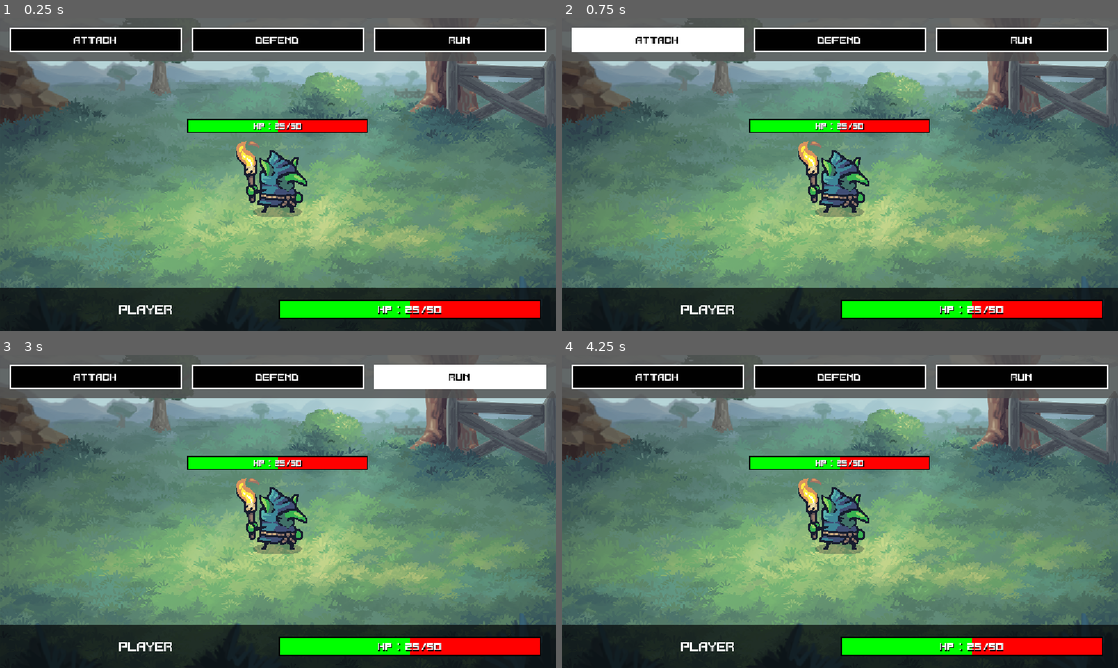
Above: before the commit, frames 1-4 (two rows, left to right).
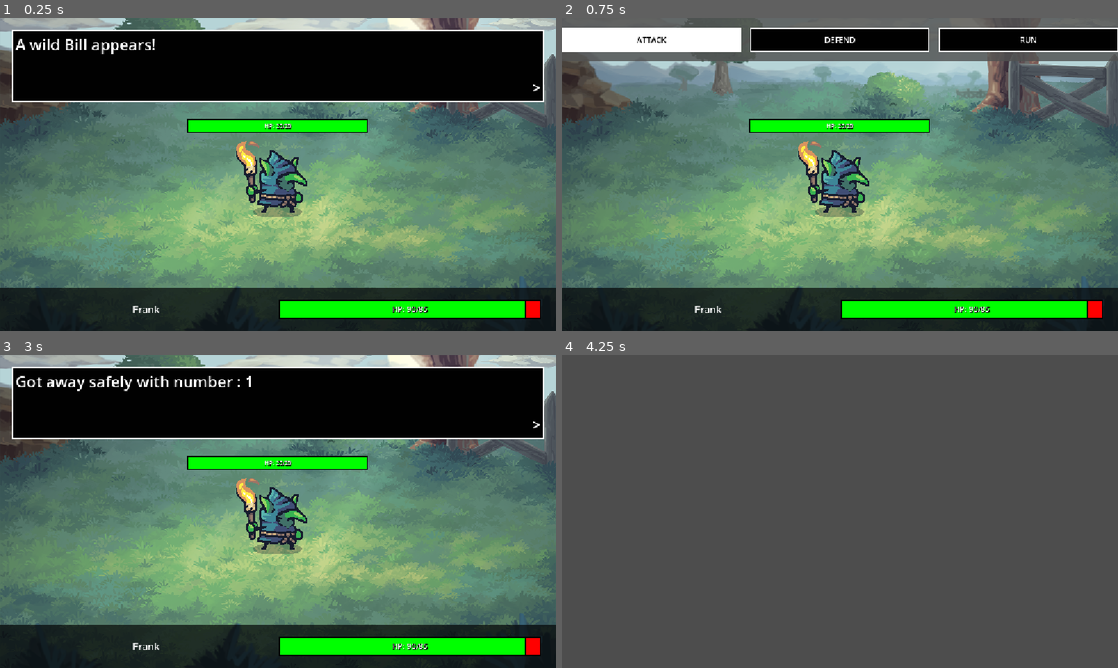
Above: after the commit, the same moments.

Repository: EvilSnowflake/Doctoral
Game: Godot game, scene res://scenes/battle.tscn
Two runs of this game, one before a commit and one after it. Both use one fixed random seed, a clock stepped at 60 frames per second and the inputs below. This scene is started directly instead of the project's main scene.
Inputs (mouse positions are in pixels of both pictures, inside the frame that each line leads up to):
- Up to frame 1 (0.25 s): no input
- Up to frame 2 (0.75 s): click (656, 39) at 0.5 s, where only the run before the commit has a clickable "ATTACK"
- Up to frame 3 (3 s): click "ATTACK" at 1.25 s; click "DEFEND" at 2 s; click "RUN" at 2.75 s
- Up to frame 4 (4.25 s): tap Enter at 3.5 s; move the mouse to (962, 495) at 3.52 s; hold D (Right) from 3.53 s (still down); tap Space (Interact) at 3.6 s; click (962, 495) at 3.67 s

The runs differ from the first frame. In frame 1, 23% of the frame differs, in the area x 0-100%, y 0-96%; in frame 2, 2.9%; in frame 3, 25%; in frame 4, 91%, in the area x 0-100%, y 0-100%.

Commit message:
Battle FUNctionality
Added the ability for the battle to initiate, receiving the user's and character's stats, names and graphical elements, setting their health to the value given and adding buttons for various actions but only adding the RUN functionality.

Diff:
--- a/reality_matter/project.godot
+++ b/reality_matter/project.godot
@@ -59,6 +59,7 @@
 Interact={
 "deadzone": 0.2,
 "events": [Object(InputEventKey,"resource_local_to_scene":false,"resource_name":"","device":-1,"window_id":0,"alt_press …(191 unchanged characters)…
+, Object(InputEventKey,"resource_local_to_scene":false,"resource_name":"","device":-1,"window_id":0,"alt_pressed":false,"shift_pressed":false,"ctrl_pressed":false,"meta_pressed":false,"pressed":false,"keycode":0,"physical_keycode":4194309,"key_label":0,"unicode":0,"location":0,"echo":false,"script":null)
 ]
 }
 Escape={
--- /dev/null
+++ b/reality_matter/scenes/actions_button.tscn
@@ -0,0 +1,33 @@
+[gd_scene format=3 uid="uid://d1jhva1a44v24"]
+
+[sub_resource type="StyleBoxFlat" id="StyleBoxFlat_cudks"]
+bg_color = Color(0.003921569, 0.003921569, 0.003921569, 1)
+border_width_left = 2
+border_width_top = 2
+border_width_right = 2
+border_width_bottom = 2
+border_color = Color(1, 1, 1, 1)
+
+[sub_resource type="StyleBoxFlat" id="StyleBoxFlat_0071o"]
+bg_color = Color(11.708, 11.708, 11.708, 1)
+border_color = Color(1, 1, 1, 1)
+
+[sub_resource type="StyleBoxFlat" id="StyleBoxFlat_0hdj1"]
+bg_color = Color(11.708, 11.708, 11.708, 1)
+border_color = Color(1, 1, 1, 1)
+
+[node name="ActionsButton" type="Button" unique_id=910127226]
+anchors_preset = 15
+anchor_right = 1.0
+anchor_bottom = 1.0
+grow_horizontal = 2
+grow_vertical = 2
+focus_mode = 0
+mouse_default_cursor_shape = 2
+theme_override_colors/font_color = Color(1, 1, 1, 1)
+theme_override_colors/font_pressed_color = Color(0.6706895, 0.6706895, 0.6706895, 1)
+theme_override_colors/font_hover_color = Color(0, 0, 0, 1)
+theme_override_styles/normal = SubResource("StyleBoxFlat_cudks")
+theme_override_styles/pressed = SubResource("StyleBoxFlat_0071o")
+theme_override_styles/hover = SubResource("StyleBoxFlat_0hdj1")
+text = "ActionName"
--- a/reality_matter/scenes/battle.tscn
+++ b/reality_matter/scenes/battle.tscn
@@ -1,8 +1,30 @@
 [gd_scene format=3 uid="uid://bbqiv41j337r"]
 
+[ext_resource type="Script" uid="uid://bm20ryjro1cf2" path="res://scripts/battle.gd" id="1_p1qf1"]
 [ext_resource type="Texture2D" uid="uid://bcsyc8refloae" path="res://assets/backgrounds/battleback10.png" id="1_th188"]
-[ext_resource type="FontFile" uid="uid://488xyso4pju6" path="res://assets/fonts/CustomFont/multfont_3.ttf" id="2_a12nh"]
+[ext_resource type="PackedScene" uid="uid://d1jhva1a44v24" path="res://scenes/actions_button.tscn" id="2_a12nh"]
 [ext_resource type="Texture2D" uid="uid://blbdj06vikgkp" path="res://assets/sprites/characters/Torch_Blue.png" id="2_p1qf1"]
+[ext_resource type="Script" uid="uid://c8670nkn1e3ym" path="res://scripts/combat_stats.gd" id="3_lpir7"]
+
+[sub_resource type="Resource" id="Resource_a12nh"]
+script = ExtResource("3_lpir7")
+max_health = 20
+health = 20
+attack_power = 5
+defense = 5
+speed = 2
+metadata/_custom_type_script = "uid://c8670nkn1e3ym"
+
+[sub_resource type="Resource" id="Resource_lpir7"]
+script = ExtResource("3_lpir7")
+max_health = 90
+health = 85
+attack_power = 10
+speed = 2
+metadata/_custom_type_script = "uid://c8670nkn1e3ym"
+
+[sub_resource type="StyleBoxFlat" id="StyleBoxFlat_p1qf1"]
+bg_color = Color(0.003921569, 0.003921569, 0.003921569, 0.6745098)
 
 [sub_resource type="StyleBoxFlat" id="StyleBoxFlat_th188"]
 bg_color = Color(1, 0, 0, 1)
@@ -16,16 +38,14 @@
 bg_color = Color(0, 1, 0, 1)
 border_width_left = 2
 border_width_top = 2
+border_width_right = 2
 border_width_bottom = 2
 border_color = Color(0, 0, 0, 1)
 
-[sub_resource type="StyleBoxFlat" id="StyleBoxFlat_p1qf1"]
-bg_color = Color(0.003921569, 0.003921569, 0.003921569, 0.6745098)
-
 [sub_resource type="StyleBoxFlat" id="StyleBoxFlat_a12nh"]
 bg_color = Color(0.3137255, 0.3137255, 0.3137255, 0.81960785)
 
-[sub_resource type="StyleBoxFlat" id="StyleBoxFlat_s551c"]
+[sub_resource type="StyleBoxFlat" id="StyleBoxFlat_co48d"]
 bg_color = Color(0.003921569, 0.003921569, 0.003921569, 1)
 border_width_left = 2
 border_width_top = 2
@@ -33,17 +53,20 @@
 border_width_bottom = 2
 border_color = Color(1, 1, 1, 1)
 
-[sub_resource type="StyleBoxFlat" id="StyleBoxFlat_feutv"]
-bg_color = Color(11.708, 11.708, 11.708, 1)
-border_color = Color(1, 1, 1, 1)
-
-[node name="Battle" type="Control" unique_id=1499474918]
+[node name="Battle" type="Control" unique_id=1499474918 node_paths=PackedStringArray("enemy_sprite_default")]
 layout_mode = 3
 anchors_preset = 15
 anchor_right = 1.0
 anchor_bottom = 1.0
 grow_horizontal = 2
 grow_vertical = 2
+script = ExtResource("1_p1qf1")
+actions_button_scene = ExtResource("2_a12nh")
+enemy_sprite_default = NodePath("EnemySprite2")
+enemy_combat_stats_default = SubResource("Resource_a12nh")
+enemy_name_default = "Bill"
+player_name_default = "Frank"
+player_stats_default = SubResource("Resource_lpir7")
 
 [node name="Background" type="TextureRect" parent="." unique_id=1207907062]
 layout_mode = 1
@@ -53,68 +76,6 @@
 grow_horizontal = 2
 grow_vertical = 2
 texture = ExtResource("1_th188")
-
-[node name="MarginContainer" type="MarginContainer" parent="." unique_id=1280438397]
-layout_mode = 1
-anchors_preset = 15
-anchor_right = 1.0
-anchor_bottom = 1.0
-grow_horizontal = 2
-grow_vertical = 2
-theme_override_constants/margin_left = 6
-theme_override_constants/margin_top = 6
-theme_override_constants/margin_right = 6
-theme_override_constants/margin_bottom = 6
-
-[node name="EnemyHContainer" type="HBoxContainer" parent="MarginContainer" unique_id=447343822]
-layout_mode = 2
-theme_override_constants/separation = 50
-alignment = 1
-
-[node name="EnemyVContainer" type="VBoxContainer" parent="MarginContainer/EnemyHContainer" unique_id=1822706610]
-custom_minimum_size = Vector2(375, 0)
-layout_mode = 2
-theme_override_constants/separation = 100
-alignment = 1
-
-[node name="HealthBar" type="ProgressBar" parent="MarginContainer/EnemyHContainer/EnemyVContainer" unique_id=2142638864]
-custom_maximum_size = Vector2(-1, 30)
-layout_mode = 2
-size_flags_vertical = 3
-theme_override_font_sizes/font_size = 16
-theme_override_styles/background = SubResource("StyleBoxFlat_th188")
-theme_override_styles/fill = SubResource("StyleBoxFlat_ggspc")
-step = 1.0
-value = 50.0
-show_percentage = false
-
-[node name="HealthValue" type="Label" parent="MarginContainer/EnemyHContainer/EnemyVContainer/HealthBar" unique_id=1379329406]
-layout_mode = 1
-anchors_preset = 15
-anchor_right = 1.0
-anchor_bottom = 1.0
-grow_horizontal = 2
-grow_vertical = 2
-theme_override_colors/font_shadow_color = Color(0, 0, 0, 1)
-theme_override_fonts/font = ExtResource("2_a12nh")
-theme_override_font_sizes/font_size = 12
-text = "HP : 25/50	"
-horizontal_alignment = 1
-vertical_alignment = 1
-
-[node name="CharacterControl" type="Control" parent="MarginContainer/EnemyHContainer/EnemyVContainer" unique_id=555752238]
-layout_mode = 2
-size_flags_horizontal = 4
-size_flags_vertical = 4
-
-[node name="Sprite2D" type="Sprite2D" parent="MarginContainer/EnemyHContainer/EnemyVContainer/CharacterControl" unique_id=1761172350]
-scale = Vector2(2, 2)
-texture = ExtResource("2_p1qf1")
-hframes = 7
-vframes = 5
-
-[node name="Filler" type="Control" parent="MarginContainer/EnemyHContainer/EnemyVContainer" unique_id=1229987437]
-layout_mode = 2
 
 [node name="PlayerPanelContainer" type="VBoxContainer" parent="." unique_id=1667685855]
 layout_mode = 1
@@ -146,8 +107,8 @@
 theme_override_constants/margin_left = 32
 
 [node name="PlayerName" type="Label" parent="PlayerPanelContainer/PlayerPanel/PlayerData/PlayerNameMargin" unique_id=1534447110]
-layout_mode = 2
-theme_override_fonts/font = ExtResource("2_a12nh")
+unique_name_in_owner = true
+layout_mode = 2
 theme_override_font_sizes/font_size = 20
 text = "PLAYER"
 horizontal_alignment = 1
@@ -158,7 +119,8 @@
 size_flags_horizontal = 3
 theme_override_constants/margin_right = 32
 
-[node name="HealthBar" type="ProgressBar" parent="PlayerPanelContainer/PlayerPanel/PlayerData/HealthMargin" unique_id=170756429]
+[node name="PlayerHealthBar" type="ProgressBar" parent="PlayerPanelContainer/PlayerPanel/PlayerData/HealthMargin" unique_id=170756429]
+unique_name_in_owner = true
 custom_minimum_size = Vector2(0, 40)
 custom_maximum_size = Vector2(-1, 100)
 layout_mode = 2
@@ -171,7 +133,7 @@
 value = 50.0
 show_percentage = false
 
-[node name="HealthValue" type="Label" parent="PlayerPanelContainer/PlayerPanel/PlayerData/HealthMargin/HealthBar" unique_id=1460681064]
+[node name="HealthValue" type="Label" parent="PlayerPanelContainer/PlayerPanel/PlayerData/HealthMargin/PlayerHealthBar" unique_id=1460681064]
 layout_mode = 1
 anchors_preset = 15
 anchor_right = 1.0
@@ -179,12 +141,12 @@
 grow_horizontal = 2
 grow_vertical = 2
 theme_override_colors/font_shadow_color = Color(0, 0, 0, 1)
-theme_override_fonts/font = ExtResource("2_a12nh")
 text = "HP : 25/50	"
 horizontal_alignment = 1
 vertical_alignment = 1
 
 [node name="ActionsPanelContainer" type="VBoxContainer" parent="." unique_id=1161071353]
+unique_name_in_owner = true
 layout_mode = 1
 anchors_preset = 15
 anchor_right = 1.0
@@ -208,55 +170,127 @@
 alignment = 1
 
 [node name="ActionsDataH" type="HBoxContainer" parent="ActionsPanelContainer/ActionsPanel/ActionsDataV" unique_id=49171901]
+unique_name_in_owner = true
 custom_minimum_size = Vector2(0, 50)
 layout_mode = 2
 theme_override_constants/separation = 20
 alignment = 1
 
-[node name="Filler" type="Control" parent="ActionsPanelContainer/ActionsPanel/ActionsDataV/ActionsDataH" unique_id=1230024106]
-layout_mode = 2
-
-[node name="AttackButton" type="Button" parent="ActionsPanelContainer/ActionsPanel/ActionsDataV/ActionsDataH" unique_id=1339542249]
-layout_mode = 2
-size_flags_horizontal = 3
-focus_mode = 0
-mouse_default_cursor_shape = 2
-theme_override_colors/font_color = Color(16.638, 16.638, 16.638, 1)
-theme_override_colors/font_pressed_color = Color(0.13319641, 0.13319641, 0.13319635, 1)
-theme_override_colors/font_hover_color = Color(0.0042362656, 0.0042362656, 0.0042362656, 1)
-theme_override_fonts/font = ExtResource("2_a12nh")
-theme_override_styles/normal = SubResource("StyleBoxFlat_s551c")
-theme_override_styles/pressed = SubResource("StyleBoxFlat_feutv")
-theme_override_styles/hover = SubResource("StyleBoxFlat_feutv")
-text = "ATTACK"
-
-[node name="DefendButton" type="Button" parent="ActionsPanelContainer/ActionsPanel/ActionsDataV/ActionsDataH" unique_id=683925150]
-layout_mode = 2
-size_flags_horizontal = 3
-focus_mode = 0
-mouse_default_cursor_shape = 2
-theme_override_colors/font_color = Color(16.638, 16.638, 16.638, 1)
-theme_override_colors/font_pressed_color = Color(0.13319641, 0.13319641, 0.13319635, 1)
-theme_override_colors/font_hover_color = Color(0.0042362656, 0.0042362656, 0.0042362656, 1)
-theme_override_fonts/font = ExtResource("2_a12nh")
-theme_override_styles/normal = SubResource("StyleBoxFlat_s551c")
-theme_override_styles/pressed = SubResource("StyleBoxFlat_feutv")
-theme_override_styles/hover = SubResource("StyleBoxFlat_feutv")
-text = "DEFEND"
-
-[node name="RunButton" type="Button" parent="ActionsPanelContainer/ActionsPanel/ActionsDataV/ActionsDataH" unique_id=993279699]
-layout_mode = 2
-size_flags_horizontal = 3
-focus_mode = 0
-mouse_default_cursor_shape = 2
-theme_override_colors/font_color = Color(16.638, 16.638, 16.638, 1)
-theme_override_colors/font_pressed_color = Color(0.13319641, 0.13319641, 0.13319635, 1)
-theme_override_colors/font_hover_color = Color(0.0042362656, 0.0042362656, 0.0042362656, 1)
-theme_override_fonts/font = ExtResource("2_a12nh")
-theme_override_styles/normal = SubResource("StyleBoxFlat_s551c")
-theme_override_styles/pressed = SubResource("StyleBoxFlat_feutv")
-theme_override_styles/hover = SubResource("StyleBoxFlat_feutv")
-text = "RUN"
-
-[node name="Filler2" type="Control" parent="ActionsPanelContainer/ActionsPanel/ActionsDataV/ActionsDataH" unique_id=780093211]
-layout_mode = 2
+[node name="MarginContainer" type="MarginContainer" parent="." unique_id=1280438397]
+layout_mode = 1
+anchors_preset = 15
+anchor_right = 1.0
+anchor_bottom = 1.0
+grow_horizontal = 2
+grow_vertical = 2
+mouse_filter = 2
+theme_override_constants/margin_left = 24
+theme_override_constants/margin_top = 24
+theme_override_constants/margin_right = 24
+theme_override_constants/margin_bottom = 24
+
+[node name="EnemyHContainer" type="HBoxContainer" parent="MarginContainer" unique_id=447343822]
+layout_mode = 2
+mouse_filter = 2
+theme_override_constants/separation = 50
+alignment = 1
+
+[node name="EnemyVContainer" type="VBoxContainer" parent="MarginContainer/EnemyHContainer" unique_id=1822706610]
+custom_minimum_size = Vector2(375, 0)
+layout_mode = 2
+mouse_filter = 2
+theme_override_constants/separation = 100
+alignment = 1
+
+[node name="EnemyHealthBar" type="ProgressBar" parent="MarginContainer/EnemyHContainer/EnemyVContainer" unique_id=2142638864]
+unique_name_in_owner = true
+custom_maximum_size = Vector2(-1, 30)
+layout_mode = 2
+size_flags_vertical = 3
+theme_override_font_sizes/font_size = 16
+theme_override_styles/background = SubResource("StyleBoxFlat_th188")
+theme_override_styles/fill = SubResource("StyleBoxFlat_ggspc")
+step = 1.0
+value = 50.0
+show_percentage = false
+
+[node name="HealthValue" type="Label" parent="MarginContainer/EnemyHContainer/EnemyVContainer/EnemyHealthBar" unique_id=1379329406]
+layout_mode = 1
+anchors_preset = 15
+anchor_right = 1.0
+anchor_bottom = 1.0
+grow_horizontal = 2
+grow_vertical = 2
+theme_override_colors/font_shadow_color = Color(0, 0, 0, 1)
+theme_override_font_sizes/font_size = 12
+text = "HP : 25/50	"
+horizontal_alignment = 1
+vertical_alignment = 1
+
+[node name="CharacterControl" type="Control" parent="MarginContainer/EnemyHContainer/EnemyVContainer" unique_id=555752238]
+layout_mode = 2
+size_flags_horizontal = 4
+size_flags_vertical = 4
+
+[node name="EnemySprite" type="Sprite2D" parent="MarginContainer/EnemyHContainer/EnemyVContainer/CharacterControl" unique_id=1761172350]
+unique_name_in_owner = true
+scale = Vector2(2, 2)
+
+[node name="Filler" type="Control" parent="MarginContainer/EnemyHContainer/EnemyVContainer" unique_id=1229987437]
+layout_mode = 2
+
+[node name="TextBoxContainer" type="VBoxContainer" parent="MarginContainer" unique_id=1359638761]
+unique_name_in_owner = true
+custom_maximum_size = Vector2(-1, 150)
+layout_mode = 2
+mouse_filter = 2
+
+[node name="TextBox" type="Panel" parent="MarginContainer/TextBoxContainer" unique_id=1218830538]
+layout_mode = 2
+size_flags_vertical = 3
+theme_override_styles/panel = SubResource("StyleBoxFlat_co48d")
+
+[node name="MarginContainer" type="MarginContainer" parent="MarginContainer/TextBoxContainer/TextBox" unique_id=98207970]
+layout_mode = 1
+anchors_preset = 15
+anchor_right = 1.0
+anchor_bottom = 1.0
+grow_horizontal = 2
+grow_vertical = 2
+theme_override_constants/margin_left = 8
+theme_override_constants/margin_top = 8
+theme_override_constants/margin_right = 8
+theme_override_constants/margin_bottom = 8
+
+[node name="EngagementLabel" type="Label" parent="MarginContainer/TextBoxContainer/TextBox/MarginContainer" unique_id=1655289132]
+unique_name_in_owner = true
+layout_mode = 2
+size_flags_vertical = 1
+theme_override_font_sizes/font_size = 32
+text = "A [name] appears!"
+
+[node name="TickerContainerH" type="HBoxContainer" parent="MarginContainer/TextBoxContainer/TextBox/MarginContainer" unique_id=343485755]
+layout_mode = 2
+size_flags_vertical = 3
+alignment = 2
+
+[node name="TickerContainerV" type="VBoxContainer" parent="MarginContainer/TextBoxContainer/TextBox/MarginContainer/TickerContainerH" unique_id=1853532414]
+layout_mode = 2
+alignment = 2
+
+[node name="Ticker" type="Label" parent="MarginContainer/TextBoxContainer/TextBox/MarginContainer/TickerContainerH/TickerContainerV" unique_id=804926881]
+layout_mode = 2
+theme_override_font_sizes/font_size = 32
+text = ">"
+
+[node name="AwaitTimer" type="Timer" parent="." unique_id=135312124]
+unique_name_in_owner = true
+wait_time = 0.25
+one_shot = true
+
+[node name="EnemySprite2" type="Sprite2D" parent="." unique_id=573570214]
+visible = false
+scale = Vector2(2, 2)
+texture = ExtResource("2_p1qf1")
+hframes = 7
+vframes = 5
--- /dev/null
+++ b/reality_matter/scripts/battle.gd
@@ -0,0 +1,112 @@
+extends Control
+
+signal engagement_text_hidden()
+
+@export var actions_button_scene: PackedScene
+@export var enemy_sprite_default: Sprite2D
+@export var enemy_combat_stats_default: Combat_Stats
+@export var enemy_name_default: String
+@export var player_name_default: String
+@export var player_stats_default: Combat_Stats
+
+@onready var player_name = %PlayerName
+@onready var player_health_bar = %PlayerHealthBar
+@onready var actions_data_h = %ActionsDataH
+@onready var enemy_health_bar = %EnemyHealthBar
+@onready var text_box_container = %TextBoxContainer
+@onready var engagement_label = %EngagementLabel
+@onready var actions_panel_container = %ActionsPanelContainer
+@onready var await_timer = %AwaitTimer
+@onready var enemy_sprite = %EnemySprite
+
+var _size_flag_actions: Variant = Control.SIZE_EXPAND_FILL
+var _button_array_names: Array[String] = ["ATTACK","DEFEND","RUN"]
+var _button_name_behaviour: Dictionary = {
+	"ATTACK" : "DEAL_DAMAGE1",
+	"DEFEND" : "STOP_DAMAGE1",
+	"RUN" : "DISENGAGE_COMBAT1"
+}
+var _user_statistics: Combat_Stats
+var _npc_statistics: Combat_Stats
+
+# Called when the node enters the scene tree for the first time.
+func _ready():
+	text_box_container.hide()
+	engagement_text_hidden.connect(_show_actions_panel)
+	set_up_player(player_name_default, player_stats_default)
+	for stri in _button_array_names:
+		var act_button: Button = actions_button_scene.instantiate()
+		actions_data_h.add_child(act_button)
+		act_button.text = stri
+		act_button.size_flags_horizontal = _size_flag_actions
+		act_button.button_down.connect(_on_button_pressed.bind(act_button.text))
+	setup_combat_second(enemy_sprite_default, enemy_name_default, enemy_combat_stats_default)
+	#await engagement_text_hidden
+	#actions_panel_container.show()
+
+func _input(_event):
+	if !text_box_container.is_visible_in_tree():
+		return
+	if Input.is_action_just_pressed("Interact") or Input.is_mouse_button_pressed(MOUSE_BUTTON_LEFT):
+		text_box_container.hide()
+		engagement_text_hidden.emit()
+
+func _display_text(text: String):
+	text_box_container.show()
+	actions_panel_container.hide()
+	engagement_label.text = text
+
+func _show_actions_panel() -> void:
+	actions_panel_container.show()
+
+func set_up_player(user_name: String, player_stats: Combat_Stats) -> void:
+	player_name.text = user_name
+	_user_statistics = player_stats
+
+func setup_combat(char: StaticBody2D) -> void:
+	if !char.has_method("get_sprite") or !char.has_method("get_character_name") or !char.has_method("get_npc_combat"):
+		print_debug("NPC does not have a get sprite method or get name or get combat")
+		return
+	pass
+	#Here we setup the encounter after the user interacts with an enemy
+
+func setup_combat_second(char_sprite: Sprite2D, char_name: String, char_stats: Combat_Stats):
+	_set_bar_value(player_health_bar, _user_statistics.max_health, _user_statistics.health)
+	enemy_sprite.texture = char_sprite
+	_npc_statistics = char_stats
+	enemy_sprite.texture = char_sprite.texture
+	enemy_sprite.hframes = char_sprite.hframes
+	enemy_sprite.vframes = char_sprite.vframes
+	_set_bar_value(enemy_health_bar, _npc_statistics.max_health, _npc_statistics.health)
+	_display_text("A wild " + char_name + " appears!")
+
+
+func _on_button_pressed(button_name: String) -> void:
+	print_debug(button_name + " BUTTON PRESSED!")
+	var behaviour: String = _button_name_behaviour[button_name]
+	if behaviour.contains("DISENGAGE_COMBAT"):
+		var number: int = int(behaviour.trim_prefix("DISENGAGE_COMBAT"))
+		_disengage_combat(number)
+
+func _disengage_combat(amount: int) -> void:
+	_display_text("Got away safely with number : " + str(amount))
+	await engagement_text_hidden
+	await_timer.start()
+	await await_timer.timeout
+	self.queue_free()
+
+func _set_bar_value(bar: ProgressBar, max_val: int, curr_val: int):
+	bar.max_value = max_val
+	bar.value = curr_val
+	var bar_text: Label = bar.get_child(0)
+	bar_text.text = "HP: " + str(max_val) + "/" + str(curr_val)
+
+func _deal_damage_to(amount: int, person: Combat_Stats, name: String):
+	_display_text("Person " + name + " was dealt : " + str(amount))
+	var remaining_hp = person.deal_damage(amount)
+	if name == player_name.text:
+		#player_health_bar.value = remaining_hp
+		_set_bar_value(player_health_bar, remaining_hp, person.max_health)
+	else:
+		#enemy_health_bar = remaining_hp
+		_set_bar_value(enemy_health_bar, remaining_hp, person.max_health)
--- a/reality_matter/scripts/combat_stats.gd
+++ b/reality_matter/scripts/combat_stats.gd
@@ -3,6 +3,7 @@
 #combat statistics
 extends Resource
 
+@export var max_health: int = 10
 @export var health: int = 10
 @export var attack_power: int = 1
 @export var defense: int = 1
@@ -17,7 +18,8 @@
 	_exp_to_level = _default_experience_to_next_level
 
 func set_statistics(hlth: int, ap: int, dfnc: int, spd: int) -> void:
-	health = hlth
+	max_health = hlth
+	health = max_health
 	attack_power = ap
 	defense = dfnc
 	speed = spd
@@ -28,6 +30,10 @@
 		_experience -= _exp_to_level
 		_levelup()
 
+func deal_damage(amount: int) -> int:
+	health -= amount
+	return health
+
 func _levelup():
 	_level += 1
 	health += 5
--- a/reality_matter/scripts/npc.gd
+++ b/reality_matter/scripts/npc.gd
@@ -46,7 +46,7 @@
 ## so that it can then move on to the next peice of dialogue
 signal continue_dialogue()
 ######NEW SCRIPT
-signal engage_battle(char: StaticBody2D, user: CharacterBody2D)
+signal engage_battle(char_sprite: Sprite2D, char_name: String, char_stats: Combat_Stats)
 ######NEW SCRIPT
 
 ## This variable contains the animations for the character as a
@@ -168,6 +168,9 @@
 	if spritePath != null and sprite_comp != null:
 		sprite_comp.texture = spritePath
 
+func get_sprite() -> Sprite2D:
+	return sprite
+
 ## This function is used by other scripts to give the npc dialogue. When adding
 ## the dialogue we search how many dialogues are contained so that we start with
 ## the last one
@@ -182,9 +185,15 @@
 func get_character_name() -> String:
 	return character_name
 
-func set_npc_combat(com_stat: Combat_Stats, combability: bool):
+func set_npc_combat(com_stat: Combat_Stats, combability: bool) -> void:
 	character_stats = com_stat
 	can_combat = combability
+
+func get_npc_combat() -> Combat_Stats:
+	if !can_combat:
+		print_debug("This character cannot combat")
+		return null
+	return character_stats
 
 
 ## This function should be connected to the instance of the player colliding
--- a/reality_matter/scripts/player.gd
+++ b/reality_matter/scripts/player.gd
@@ -250,8 +250,11 @@
 func give_item(item_id: String) -> bool:
 	return inventory_list.remove_item(item_id)
 ######NEW SCRIPT
-func receive_combat_stats(com_stats: Combat_Stats):
+func receive_combat_stats(com_stats: Combat_Stats) -> void:
 	user_combat_stats = com_stats
+
+func get_combat_stats() -> Combat_Stats:
+	return user_combat_stats
 
 func get_character_name() -> String:
 	return character_name
Binary file added: reality_matter/assets/sprites/uielements/BigBar_Base.png
Not shown, added: reality_matter/assets/sprites/uielements/BigBar_Base.png.import
Binary file added: reality_matter/assets/sprites/uielements/BigBar_Fill.png
Not shown, added: reality_matter/assets/sprites/uielements/BigBar_Fill.png.import
Binary file added: reality_matter/assets/sprites/uielements/Button_Blue.png
Not shown, added: reality_matter/assets/sprites/uielements/Button_Blue.png.import
Binary file added: reality_matter/assets/sprites/uielements/Button_Blue_Pressed.png
Not shown, added: reality_matter/assets/sprites/uielements/Button_Blue_Pressed.png.import
Binary file added: reality_matter/assets/sprites/uielements/Button_Hover.png
Not shown, added: reality_matter/assets/sprites/uielements/Button_Hover.png.import
Binary file added: reality_matter/assets/sprites/uielements/Button_Red.png
Not shown, added: reality_matter/assets/sprites/uielements/Button_Red.png.import
(and 2 more such lines)
